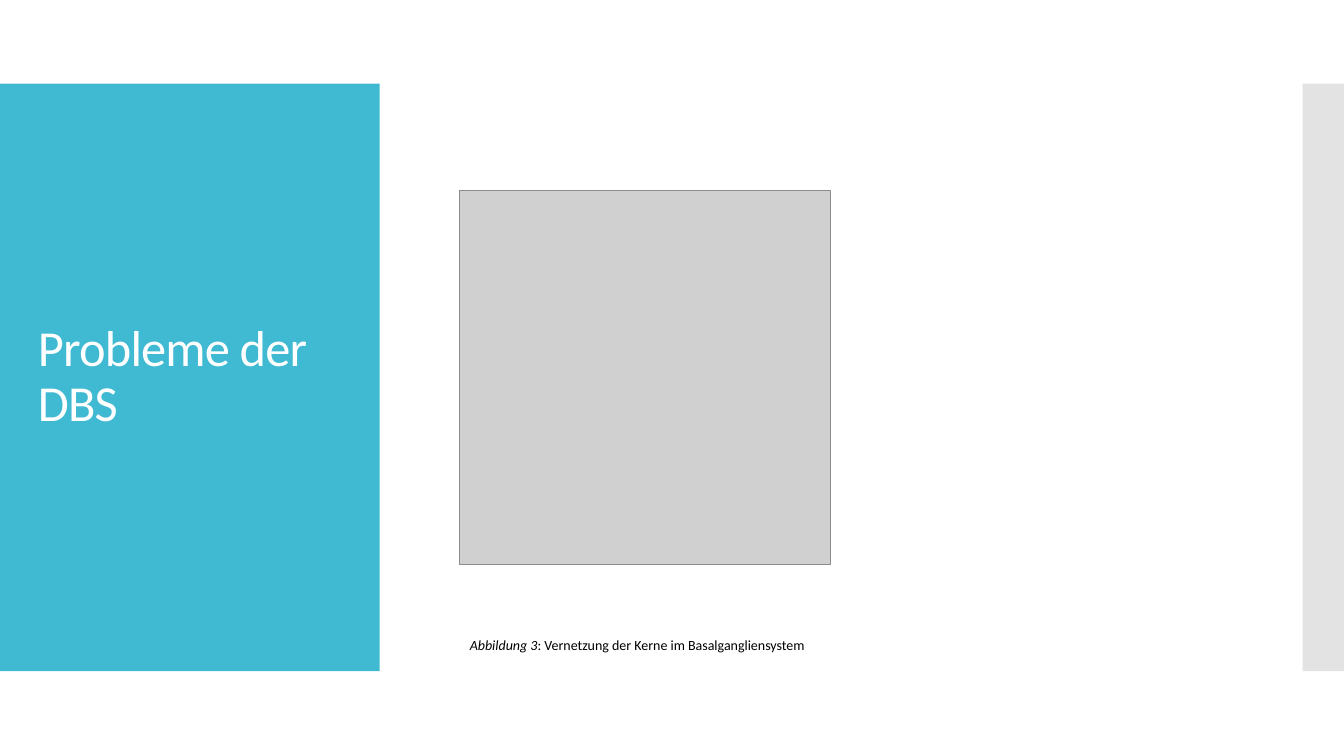
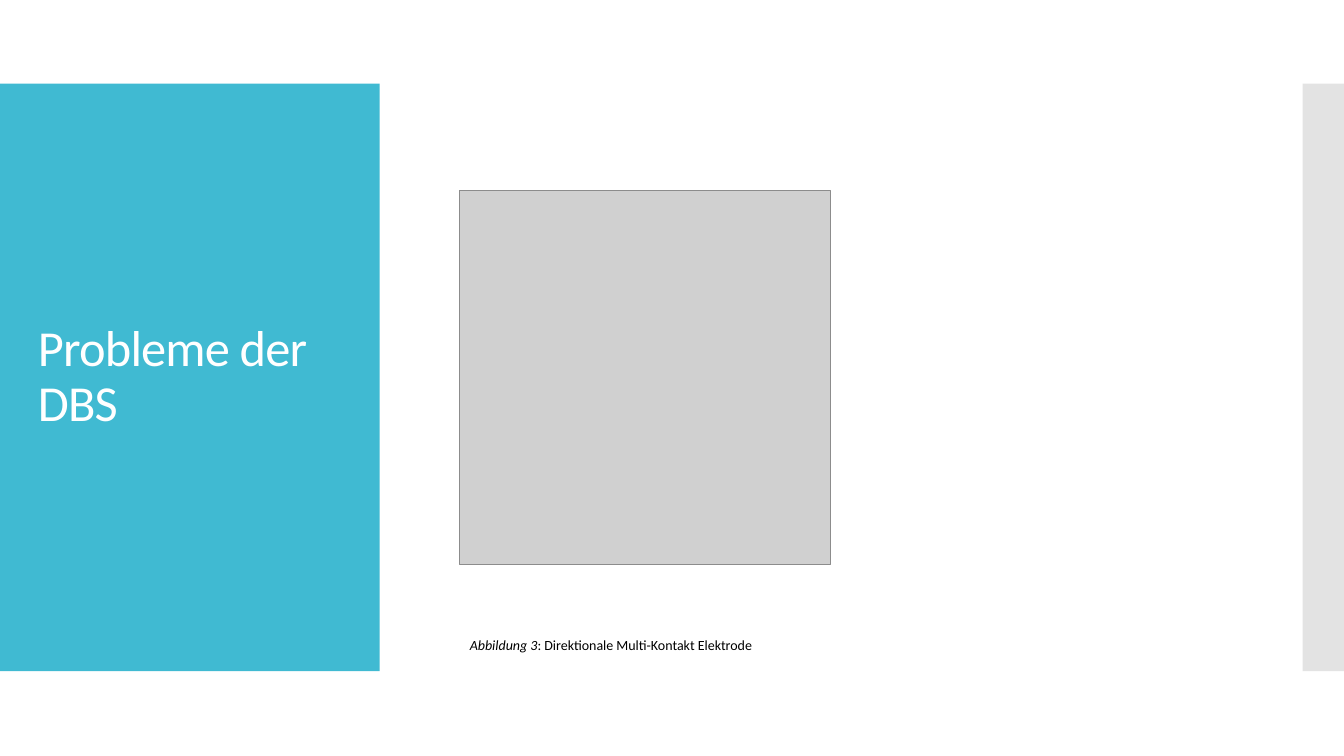
Before and after one commit to christianneumannCAU/Master-CAU, a slide deck: slide 8 of 03_Exposé/Exposé Vortrag.pptx. Drawn at 1344x756 pixels with LibreOffice and Linux fonts; fonts in the diff are those of the drawing; grey boxes stand for pictures. Boxes give left, top, right and bottom in pixels: in the first picture for what was removed or moved away, otherwise in the second. Text is boxed around its words. In the diff, an @@ line names an element or a change of style, - is before the commit and + after.

```diff
--- a/03_Exposé/Exposé Vortrag.pptx
+++ b/03_Exposé/Exposé Vortrag.pptx
@@ text at (470,640,752,653): text changed @@
-Abbildung 3: Vernetzung der Kerne im Basalgangliensystem
+Abbildung 3: Direktionale Multi-Kontakt Elektrode
```
Also in this commit, not shown: 2 other slides changed, 1 other file.
